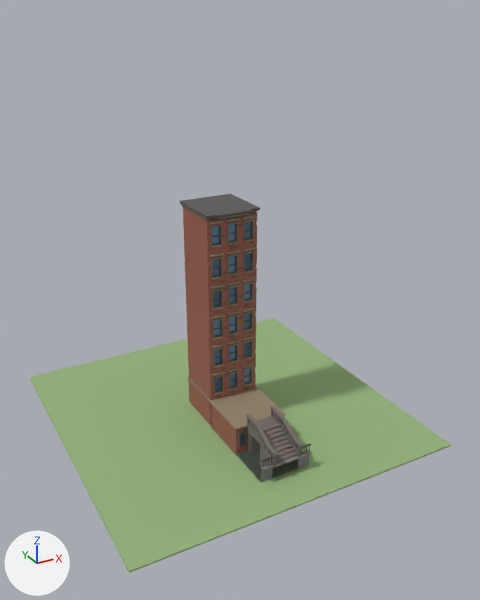
A saved change to the glTF model packages/client/public/assets/models/buildings/apartment.glb.
One viewpoint serves both versions: a camera (50 mm lens) standing at (-26.6, -52.0, 37.9) and looking at (0.6, -2.7, 13.2). The axes (+X, +Y, +Z) are drawn at lower left. The lights are the same throughout. The first picture is the older version. Vertices at exactly the same position are counted once.

Objects in the first picture: 'Apt_Base', 'Apt_Roof', 'Apt_Stack_0', 'Apt_Stack_1', 'Apt_Stairs', 'Ground'.
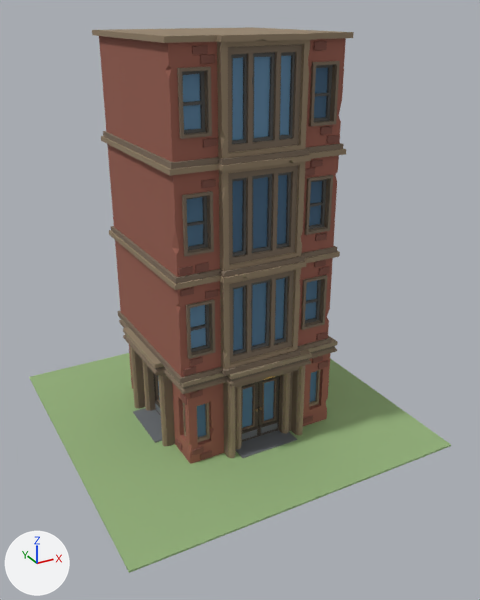
Location of each change, (x1, y1, x2, y2) in pixels of the pictures (480 x 600 px; the box of a moved part takes in the faces that stretch with it):
'Apt_Stack', added (brown)
    after: (92, 27, 354, 383)
'Apt_Base', reshaped, moved (219% wider, 194% taller)
    before: (188, 376, 256, 425)
    after: (119, 318, 338, 464)
'Apt_Stack_1', deleted (brown)
    before: (183, 207, 257, 316)
'Apt_Stack_0', deleted (brown)
    before: (186, 297, 256, 400)
'Apt_Stairs', deleted
    before: (209, 387, 312, 482)
'Apt_Roof', deleted
    before: (179, 194, 260, 220)
part 1 of me_mesh, moved or reshaped (not visible before)
    after: (303, 415, 313, 424)
part 2 of me_mesh, moved or reshaped (not visible before)
    after: (312, 355, 323, 363)
part 3 of me_mesh, moved or reshaped (not visible before)
    after: (318, 360, 329, 369)
part 4 of me_mesh, moved or reshaped (not visible before)
    after: (192, 446, 204, 455)
part 5 of me_mesh, moved or reshaped (not visible before)
    after: (200, 450, 212, 460)
part 6 of me_mesh, moved or reshaped (not visible before)
    after: (190, 389, 203, 398)
part 7 of me_mesh, moved or reshaped (not visible before)
    after: (236, 430, 297, 458)
part 8 of me_mesh, moved or reshaped (not visible before)
    after: (228, 385, 235, 458)
part 9 of me_mesh, moved or reshaped (not visible before)
    after: (236, 387, 241, 449)
part 10 of me_mesh, moved or reshaped (not visible before)
    after: (283, 372, 291, 433)
part 11 of me_mesh, moved or reshaped (not visible before)
    after: (297, 366, 305, 435)
part 12 of me_mesh, added
    after: (180, 393, 187, 405)
part 13 of me_mesh, added
    after: (133, 408, 162, 443)
part 14 of me_mesh, added
    after: (130, 346, 139, 408)
part 15 of me_mesh, added
    after: (142, 360, 150, 411)
part 16 of me_mesh, added
    after: (158, 375, 167, 446)
part 17 of me_mesh, moved or reshaped
    before: (188, 376, 256, 425)
    after: (119, 318, 338, 464)

The change, as a diff of the scene's bpy script:
```diff
--- a/packages/client/public/assets/models/buildings/apartment.glb.py
+++ b/packages/client/public/assets/models/buildings/apartment.glb.py
@@ me_mesh @@
-me_mesh.from_pydata(...)  # 382 vertices, 629 faces; spans x -0.05..5.05, y -0.53..5.05, z 0.0..3.0
+me_mesh.from_pydata(...)  # 718 vertices, 1162 faces; spans x -1.59..15.14, y -1.59..15.14, z 0.0..9.0
+# me_mesh part 1: the loose piece of 8 vertices spanning x 4.03..4.43, y -0.04..0.0, z 0.13..0.34 is scaled about the mesh origin by 3
+# me_mesh part 2: the loose piece of 12 vertices spanning x 4.29..4.7, y -0.04..0.0, z 2.29..2.51 is scaled about the mesh origin by 3
+# me_mesh part 3: the loose piece of 12 vertices spanning x 4.53..4.93, y -0.04..0.0, z 2.02..2.26 is scaled about the mesh origin by 3
+# me_mesh part 4: the loose piece of 12 vertices spanning x 0.06..0.46, y -0.04..0.0, z 0.29..0.5 is scaled about the mesh origin by 3
+# me_mesh part 5: the loose piece of 8 vertices spanning x 0.32..0.72, y -0.04..0.0, z 0.04..0.25 is scaled about the mesh origin by 3
+# me_mesh part 6: the loose piece of 8 vertices spanning x 0.06..0.47, y -0.04..0.0, z 2.29..2.49 is scaled about the mesh origin by 3
+# me_mesh part 7: the loose piece of 8 vertices spanning x 1.51..3.49, y -0.52..0.21, z 0.0..0.03 is scaled about the mesh origin by 3
+# me_mesh part 8: the loose piece of 10 vertices spanning x 1.16..1.37, y -0.37..-0.27, z 0.0..2.6 is scaled about the mesh origin by 3
+# me_mesh part 9: the loose piece of 10 vertices spanning x 1.52..1.73, y -0.1..0.0, z 0.0..2.38 is scaled about the mesh origin by 3
+# me_mesh part 10: the loose piece of 14 vertices spanning x 3.27..3.48, y -0.1..0.0, z 0.0..2.38 is scaled about the mesh origin by 3
+# me_mesh part 11: the loose piece of 10 vertices spanning x 3.63..3.84, y -0.37..-0.27, z 0.0..2.6 is scaled about the mesh origin by 3
+# me_mesh part 12: the loose piece of 12 vertices spanning x 4.53..4.93, y -0.04..0.0, z 2.02..2.26 is copied, and the copy is turned -90 degrees about the z axis through its middle and scaled by 3, then moved by (-4.79, 0.83, 4.28); it spans x -0.11..0.0, y 0.21..1.42, z 6.06..6.77
+# me_mesh part 13: the loose piece of 8 vertices spanning x 1.51..3.49, y -0.52..0.21, z 0.0..0.03 is copied, and the copy is turned -90 degrees about the z axis through its middle and scaled by 3, then moved by (-2.97, 7.66, 0.03); it spans x -1.57..0.63, y 4.53..10.47, z 0.0..0.09
+# me_mesh part 14: the loose piece of 10 vertices spanning x 1.16..1.37, y -0.37..-0.27, z 0.0..2.6 is copied, and the copy is turned -90 degrees about the z axis through its middle and scaled by 3, then moved by (-2.23, 11.52, 2.6); it spans x -1.12..-0.81, y 10.89..11.52, z 0.0..7.8
+# me_mesh part 15: the loose piece of 10 vertices spanning x 1.52..1.73, y -0.1..0.0, z 0.0..2.38 is copied, and the copy is turned -90 degrees about the z axis through its middle and scaled by 3, then moved by (-1.78, 10.19, 2.38); it spans x -0.31..0.0, y 9.82..10.45, z 0.0..7.15
+# me_mesh part 16: the loose piece of 10 vertices spanning x 3.63..3.84, y -0.37..-0.27, z 0.0..2.6 is copied, and the copy is turned -90 degrees about the z axis through its middle and scaled by 3, then moved by (-4.7, 4.12, 2.6); it spans x -1.12..-0.81, y 3.48..4.11, z 0.0..7.8
+# me_mesh part 17: 219 vertices removed from x -0.05..5.05, y -0.53..5.05, z 0.0..3.0; 393 vertices added at x -1.59..15.14, y -1.59..15.14, z 0.0..9.0
+# other edits to the shape of me_mesh do not show in these pictures
 me_mesh.materials.append(mat_polygoncity_atlas)
@@ ob_apt_base @@
 ob_apt_base = bpy.data.objects.new('Apt_Base', me_mesh)
-ob_apt_base.location = (-2.5, -2.3, 0.1)
+ob_apt_base.location = (-6.8, -6.8, 0.2)
@@ ob_apt_stack_0 @@
-ob_apt_stack_0 = bpy.data.objects.new('Apt_Stack_0', me_mesh_001)
@@ ob_apt_stack_1 @@
-ob_apt_stack_1 = bpy.data.objects.new('Apt_Stack_1', me_mesh_002)
@@ ob_apt_roof @@
-ob_apt_roof = bpy.data.objects.new('Apt_Roof', me_mesh_003)
@@ ob_apt_stairs @@
-ob_apt_stairs = bpy.data.objects.new('Apt_Stairs', me_mesh_004)
@@ ob_apt_stack @@
+ob_apt_stack = bpy.data.objects.new('Apt_Stack', me_mesh_001_1)  # 768 vertices, 1384 faces; spans x -0.4..15.4, y -1.1..15.4, z 0.0..27.0; in mat_polygoncity_atlas (picture img_polygoncity_texture_01_a)
+ob_apt_stack.location = (-7.5, -7.2, 9.2)
```
